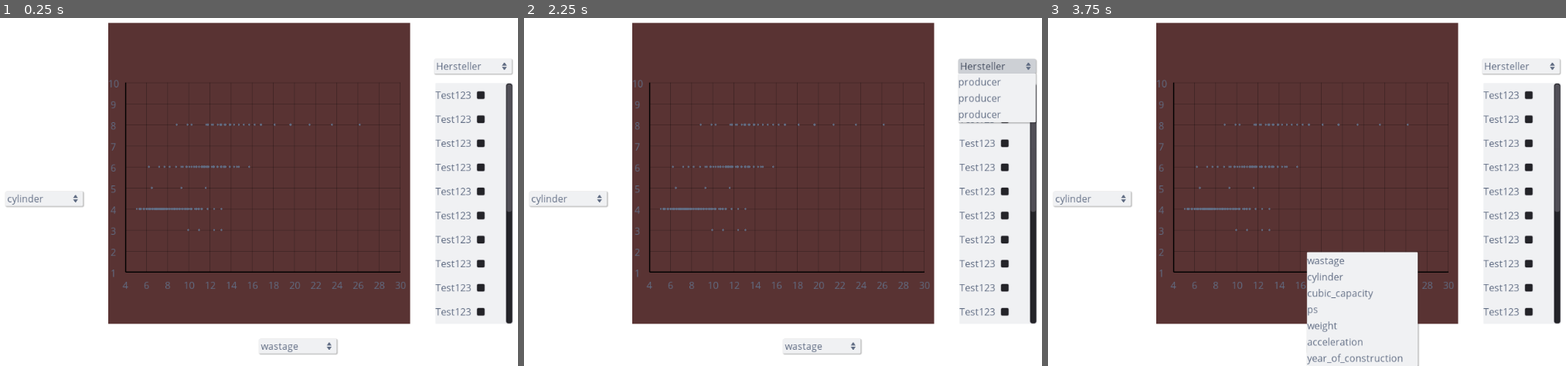
Above: before the commit, frames 1-3 (left to right).
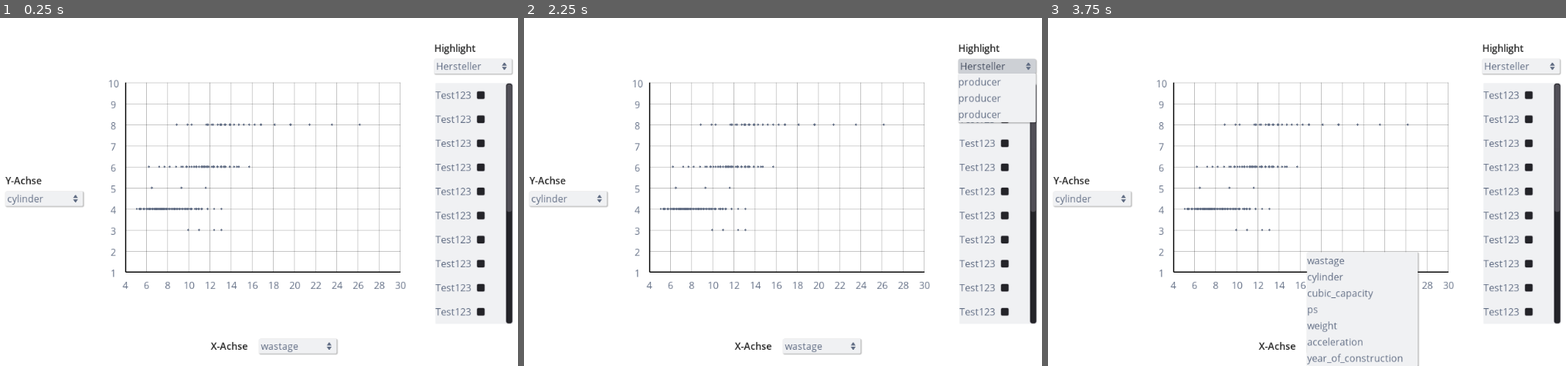
Above: after the commit, the same moments.

Repository: nevs-devs/cars
Game: Godot game, scene res://Main.tscn
Two runs of this game, one before a commit and one after it. Both use one fixed random seed, a clock stepped at 60 frames per second and the inputs below.
Inputs (mouse positions are in pixels of both pictures, inside the frame that each line leads up to):
- Up to frame 1 (0.25 s): no input
- Up to frame 2 (2.25 s): click "wastage" at 0.5 s; click "cylinder" at 1.25 s; click "Hersteller" at 2 s
- Up to frame 3 (3.75 s): click (1529, 94) at 2.77 s; click "wastage" at 3.5 s

The runs differ from the first frame. In frame 1, 51% of the frame differs, in the area x 1-92%, y 1-96%; in frame 2, 51%; in frame 3, 46%.

Commit message:
fixed font issue

Diff:
--- a/Main.tscn
+++ b/Main.tscn
@@ -22,7 +22,6 @@
 margin_top = 30.0
 margin_right = 720.0
 margin_bottom = 530.0
-color = Color( 0.352941, 0.203922, 0.203922, 1 )
 __meta__ = {
 "_edit_use_anchors_": false
 }
--- a/theme.tres
+++ b/theme.tres
@@ -1,15 +1,17 @@
 [gd_resource type="Theme" load_steps=11 format=2]
 
 [ext_resource path="res://Open_Sans/OpenSans-Regular.ttf" type="DynamicFontData" id=1]
-[ext_resource path="res://Open_Sans/OpenSans-SemiBold.ttf" type="DynamicFontData" id=2]
 
-[sub_resource type="DynamicFont" id=7]
-font_data = ExtResource( 2 )
+[sub_resource type="DynamicFontData" id=9]
+font_path = "res://Open_Sans/OpenSans-SemiBold.ttf"
 
 [sub_resource type="DynamicFont" id=1]
+font_data = SubResource( 9 )
+
+[sub_resource type="DynamicFont" id=2]
 font_data = ExtResource( 1 )
 
-[sub_resource type="StyleBoxFlat" id=2]
+[sub_resource type="StyleBoxFlat" id=3]
 bg_color = Color( 0.807843, 0.819608, 0.839216, 1 )
 border_color = Color( 0, 0, 0, 1 )
 corner_radius_top_left = 3
@@ -89,19 +91,19 @@
 Label/constants/shadow_as_outline = 0
 Label/constants/shadow_offset_x = 1
 Label/constants/shadow_offset_y = 1
-Label/fonts/font = SubResource( 7 )
+Label/fonts/font = SubResource( 1 )
 Label/styles/normal = null
 MenuButton/colors/font_color = Color( 0.384314, 0.431373, 0.521569, 1 )
 MenuButton/colors/font_color_disabled = Color( 1, 1, 1, 0.3 )
 MenuButton/colors/font_color_hover = Color( 0.384314, 0.431373, 0.521569, 1 )
 MenuButton/colors/font_color_pressed = Color( 0.278431, 0.313726, 0.384314, 1 )
 MenuButton/constants/hseparation = 3
-MenuButton/fonts/font = SubResource( 1 )
+MenuButton/fonts/font = SubResource( 2 )
 MenuButton/styles/disabled = null
 MenuButton/styles/focus = null
-MenuButton/styles/hover = SubResource( 2 )
-MenuButton/styles/normal = SubResource( 3 )
-MenuButton/styles/pressed = SubResource( 4 )
+MenuButton/styles/hover = SubResource( 3 )
+MenuButton/styles/normal = SubResource( 4 )
+MenuButton/styles/pressed = SubResource( 5 )
 PopupMenu/colors/font_color = Color( 0.384314, 0.431373, 0.521569, 1 )
 PopupMenu/colors/font_color_accel = Color( 0.7, 0.7, 0.7, 0.8 )
 PopupMenu/colors/font_color_disabled = Color( 0.4, 0.4, 0.4, 0.8 )
Binary file added: Open_Sans/OpenSans-SemiBold.ttf
Not shown: 4 places in theme.tres that only renumber resources
